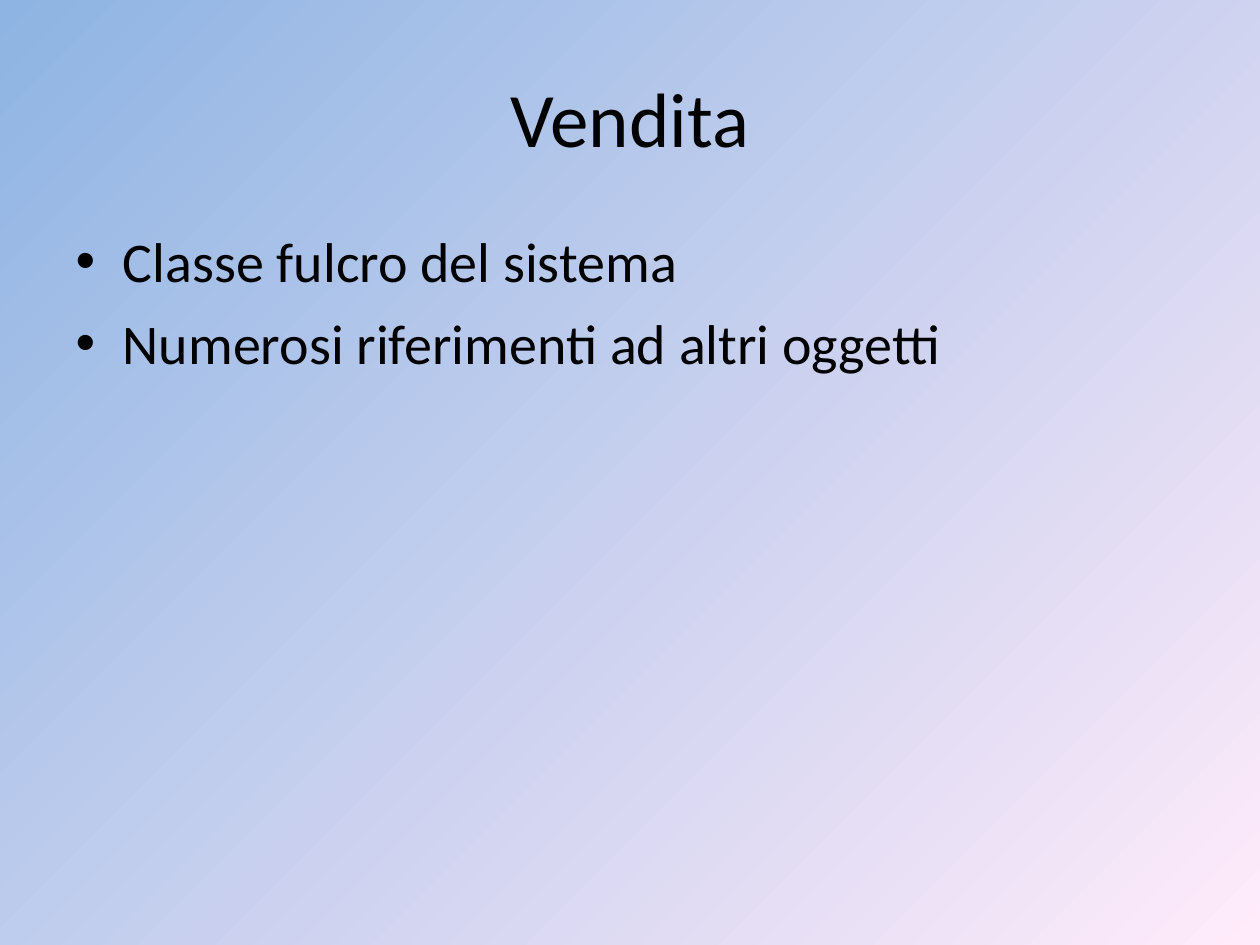
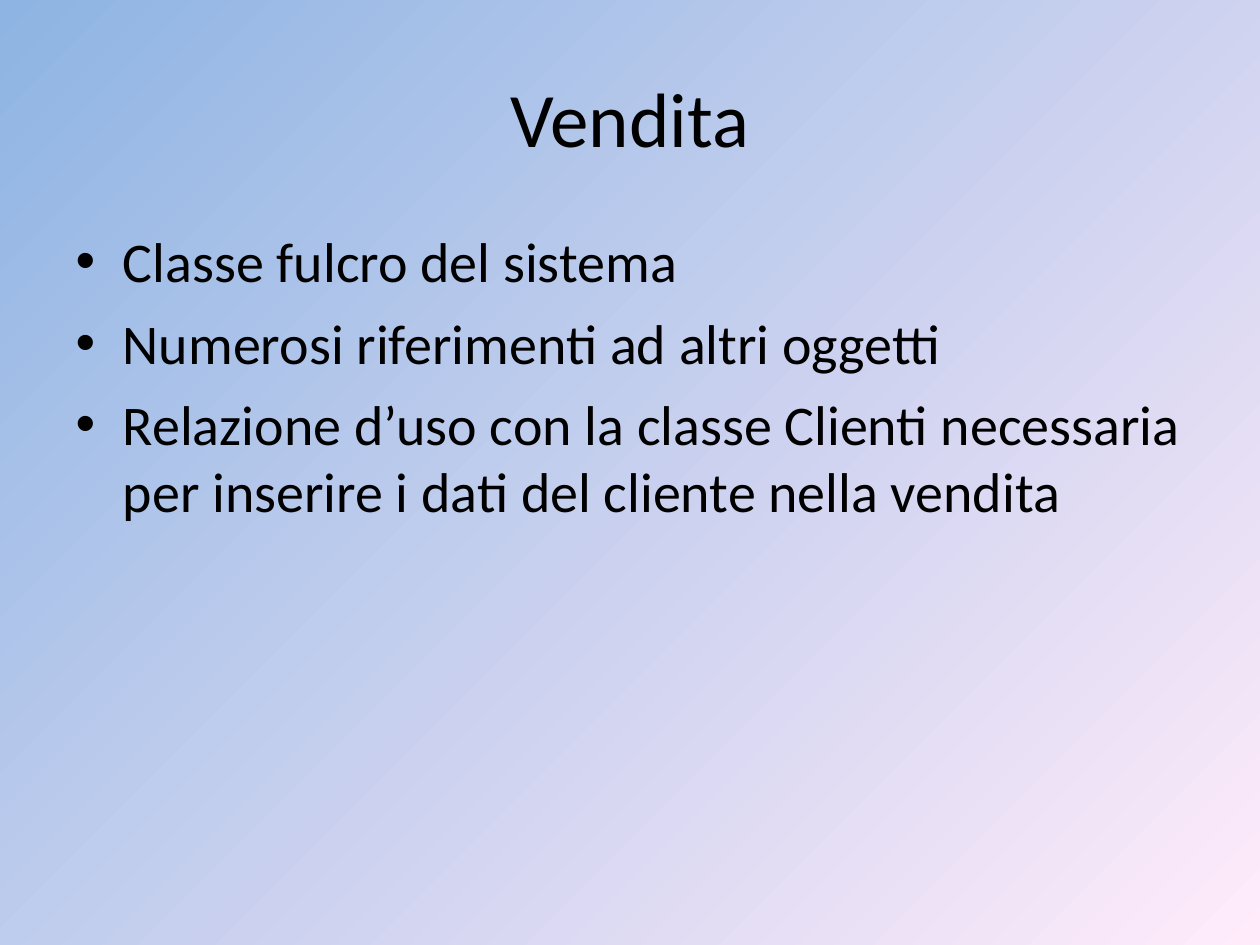
Before and after one commit to liannario/ingsoftbo, a slide deck: slide 47 of ViaggiateSicuri.ppt (slide 44 before the commit). Drawn at 1260x945 pixels with LibreOffice and Linux fonts; fonts in the diff are those of the drawing. Boxes give left, top, right and bottom in pixels: in the first picture for what was removed or moved away, otherwise in the second. Text is boxed around its words. In the diff, an @@ line names an element or a change of style, - is before the commit and + after.

```diff
--- a/ViaggiateSicuri.ppt
+++ b/ViaggiateSicuri.ppt
@@ text at (x1=123, y1=405, x2=1180, y2=521): paragraph added @@
+• Relazione d’uso con la classe Clienti necessaria per inserire i dati del cliente nella vendita
```
Also in this commit, not shown: 1 other slide changed, 3 slides added.
